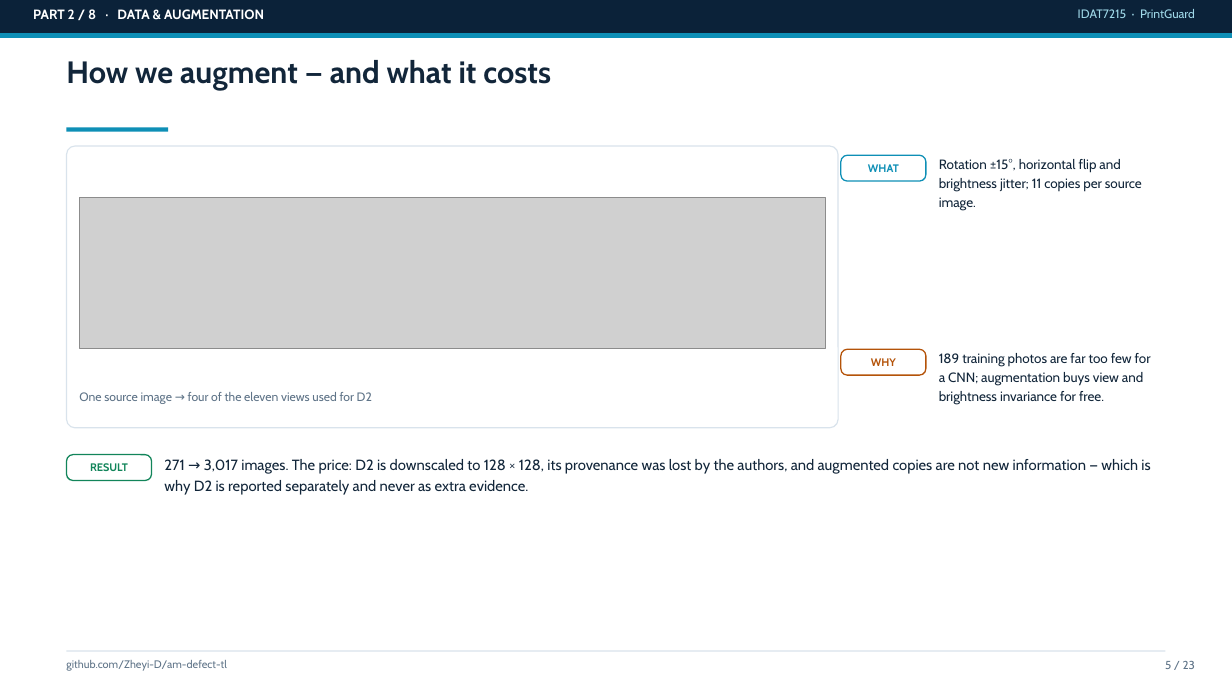
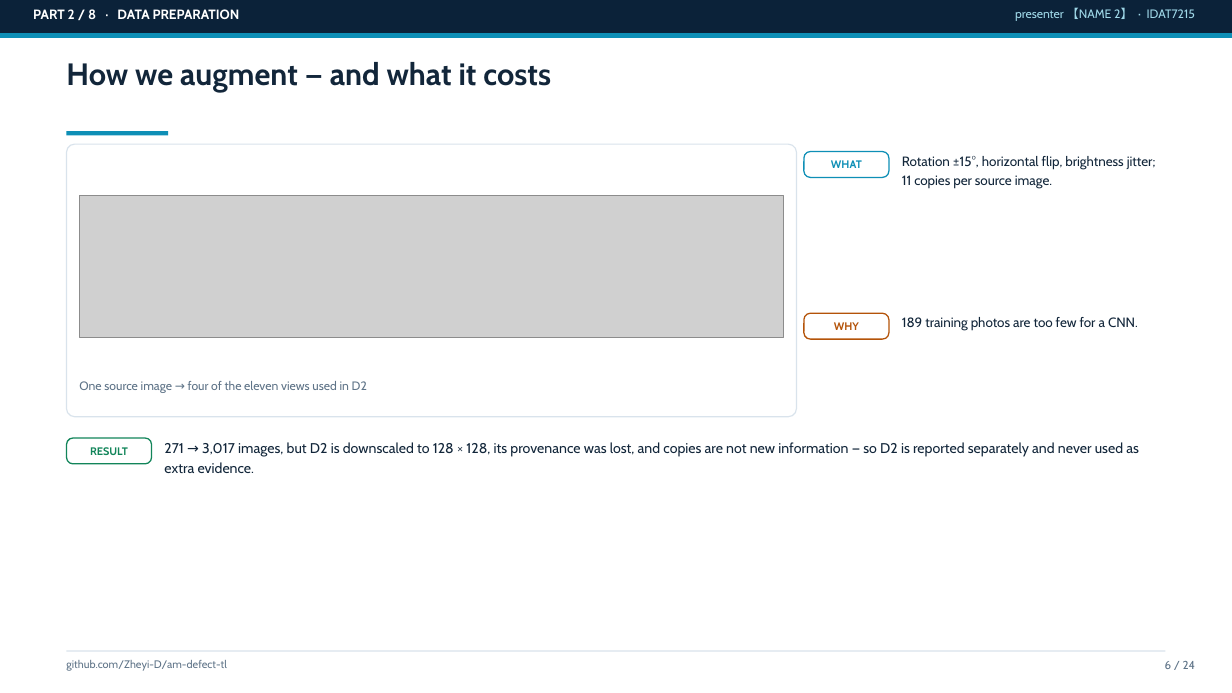
Before and after one commit to Zheyi-D/am-defect-tl, a slide deck: slide 6 of reports/slides_draft.pptx (slide 5 before the commit). Drawn at 1232x693 pixels with LibreOffice and Linux fonts; fonts in the diff are those of the drawing; grey boxes stand for pictures. Boxes give left, top, right and bottom in pixels: in the first picture for what was removed or moved away, otherwise in the second. Text is boxed around its words. In the diff, an @@ line names an element or a change of style, - is before the commit and + after.

```diff
--- a/reports/slides_draft.pptx
+++ b/reports/slides_draft.pptx
@@ text at (x1=33, y1=9, x2=240, y2=19): text changed @@
-PART 2 / 8 · DATA & AUGMENTATION
+PART 2 / 8 · DATA PREPARATION
@@ text added at (x1=1015, y1=7, x2=1195, y2=21), 9.5 pt, text #9FD8E8 @@
+presenter 【NAME 2】 · IDAT7215
@@ text removed at (x1=1078, y1=9, x2=1195, y2=18) @@
-IDAT7215 · PrintGuard
@@ rectangle moved from (x1=67, y1=128, x2=168, y2=131) to (x1=67, y1=131, x2=168, y2=135) @@
@@ rounded rectangle resized from (x1=67, y1=146, x2=838, y2=428) to (x1=67, y1=144, x2=797, y2=417) @@
@@ text "WHAT" moved from (x1=868, y1=164, x2=899, y2=172) to (x1=831, y1=160, x2=862, y2=168) @@
@@ rounded rectangle moved from (x1=841, y1=155, x2=926, y2=181) to (x1=804, y1=152, x2=889, y2=177) @@
@@ text at (x1=902, y1=156, x2=1156, y2=188): text changed @@
-Rotation ±15°, horizontal flip and brightness jitter; 11 copies per source image.
+Rotation ±15°, horizontal flip, brightness jitter; 11 copies per source image.
@@ picture resized from (x1=79, y1=198, x2=825, y2=348) to (x1=79, y1=196, x2=784, y2=337) @@
@@ text "WHY" moved from (x1=871, y1=358, x2=896, y2=366) to (x1=834, y1=322, x2=859, y2=330) @@
@@ rounded rectangle moved from (x1=841, y1=349, x2=926, y2=375) to (x1=804, y1=313, x2=889, y2=339) @@
@@ text at (x1=902, y1=317, x2=1138, y2=331): text changed @@
-189 training photos are far too few for a CNN; augmentation buys view and brightness invariance for free.
+189 training photos are too few for a CNN.
@@ text at (x1=79, y1=381, x2=367, y2=393): text changed @@
-One source image → four of the eleven views used for D2
+One source image → four of the eleven views used in D2
@@ text "RESULT" moved from (x1=90, y1=463, x2=128, y2=471) to (x1=90, y1=447, x2=128, y2=455) @@
@@ rounded rectangle moved from (x1=67, y1=455, x2=152, y2=481) to (x1=67, y1=438, x2=152, y2=464) @@
@@ text at (x1=164, y1=442, x2=1139, y2=473): text changed; size 11.5 to 11 pt @@
-271 → 3,017 images. The price: D2 is downscaled to 128 × 128, its provenance was lost by the authors, and augmented copies are not new information — which is why D2 is reported separately and never as extra evidence.
+271 → 3,017 images, but D2 is downscaled to 128 × 128, its provenance was lost, and copies are not new information — so D2 is reported separately and never used as extra evidence.
@@ text at (x1=1165, y1=661, x2=1196, y2=669): text changed @@
-5 / 23
+6 / 24
```
Also in this commit, not shown: 18 other slides changed, 5 slides added, 4 slides removed, 2 other files.
